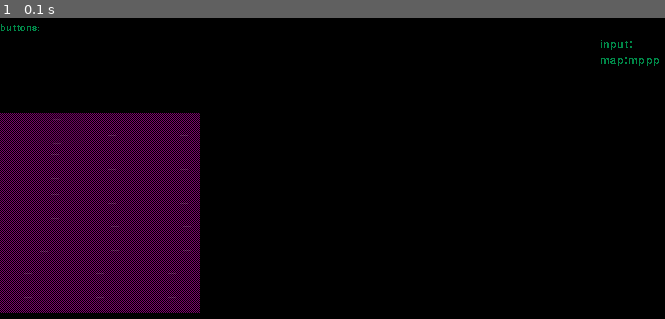
Above: before the commit, frame 1.
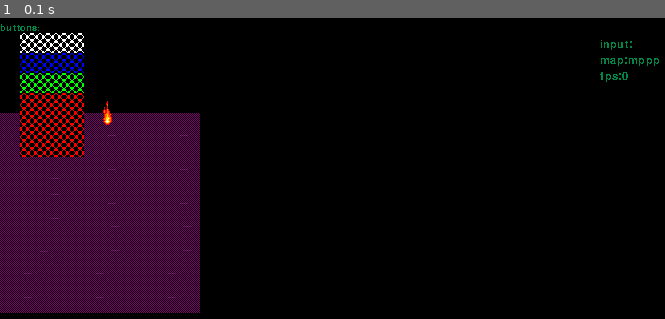
Above: after the commit, the same moment.

Repository: Ktwru/pampering-with-my-python-pygame
Game: pygame game, started from src/__main__.py
The game is run twice, just before and just after one commit, with the same random seed, the same clock (stepped at 60 frames per second) and the same inputs.
Inputs:
- Up to frame 1 (0.1 s): no input

The runs differ from the first frame. In frame 1, 2.0% of the frame differs, in the area x 3-95%, y 4-47%.

Commit message:
gamedigit: creating and building objects 5-layer system,debug:fps

Diff:
--- a/src/entities/game/debug.py
+++ b/src/entities/game/debug.py
@@ -3,8 +3,9 @@
 
 
 class Debugger:
-    def __init__(self, window, game_globals):
+    def __init__(self, window, game_globals, clock):
         self.window = window
+        self.clock = clock
         self.position_x = params.DEBUG_POSITION[0]
         self.position_y = params.DEBUG_POSITION[1]
         self.game_globals = game_globals
@@ -15,6 +16,8 @@
 
         self.map_name = Font(text='map:', position_x=self.position_x, position_y=self.position_y+32, size=16)
 
+        self.fps = Font(text='fps:', position_x=self.position_x, position_y=self.position_y+48, size=16)
+
         self.buttons = Font(text='buttons:', position_x=self.position_x-600, position_y=self.position_y, size=14)
 
     def watch(self, events):
@@ -23,10 +26,13 @@
             self.perform_buttons(button_events)
             self.perform_input(button_events)
         self.perform_map()
+        self.perform_fps()
+
         self.buttons.build(self.window)
         self.input.build(self.window)
         self.input_value.build(self.window)
         self.map_name.build(self.window)
+        self.fps.build(self.window)
 
     def perform_buttons(self, button_events):
         self.buttons.text = 'buttons:' + ','.join(button_events.keys())
@@ -58,3 +64,6 @@
 
     def perform_map(self):
         self.map_name.text = 'map:' + self.game_globals.map_name
+
+    def perform_fps(self):
+        self.fps.text = 'fps:' + str(int(self.clock.get_fps()))
--- a/src/entities/game/game.py
+++ b/src/entities/game/game.py
@@ -6,19 +6,34 @@
 from dataclasses import dataclass
 from entities.map.map_builder import MapBuilder
 from entities.game.debug import Debugger
+from entities.game.game_objects_creator import GameObjectsCreator
 
 
 class Game:
     def __init__(self):
         pygame.init()
         self.window = self.build_window()
+        self.clock = pygame.time.Clock()
+
         self.event_listener = EventListener()
         self.map_builder = MapBuilder(window=self.window)
 
-        self.globals = Globals(map_name='mppp', debug_mode=params.DEBUG_MODE)
-        self.state = {}
+        self.globals = Globals(
+            map_name='mppp',
+            debug_mode=params.DEBUG_MODE,
+            should_make_colored_sprites=True,
+        )
+        self.game_objects = GameObjects(
+            first_layer=[],
+            second_layer=[],
+            third_layer=[],
+            fourth_layer=[],
+            fifth_layer=[],
+        )
 
-        self.debugger = Debugger(window=self.window, game_globals=self.globals)
+        self.game_objects_creator = GameObjectsCreator(game_globals=self.globals, game_objects=self.game_objects)
+
+        self.debugger = Debugger(window=self.window, game_globals=self.globals, clock=self.clock)
 
     def build_window(self):
         window = pygame.display.set_mode(size=(params.WINDOW_HEIGHT, params.WINDOW_WIDTH))
@@ -32,11 +47,16 @@
         events = self.event_listener.check_for_events()
         self.map_builder.check_current_map(current_map_name=self.globals.map_name)
 
+        self.game_objects_creator.check_objects_for_create()
+
+        self.game_objects.build_all(self.window)
+
         if self.globals.debug_mode:
             self.debugger.watch(events=events)
 
         pygame.display.update()
-        pygame.time.delay(params.TIME_DELAY)
+        self.clock.tick(30)     # todo i doesnt know what i should do
+        # pygame.time.delay(params.TIME_DELAY)
 
 
 class EventListener:
@@ -63,3 +83,18 @@
 class Globals:
     map_name: str = None
     debug_mode: bool = False
+    should_make_colored_sprites: bool = False
+
+
+@dataclass
+class GameObjects:
+    first_layer: list = None
+    second_layer: list = None
+    third_layer: list = None
+    fourth_layer: list = None
+    fifth_layer: list = None
+
+    def build_all(self, window):
+        for layer in [self.fifth_layer, self.fourth_layer, self.third_layer, self.second_layer, self.first_layer]:
+            for game_object in layer:
+                game_object.build(window)
--- /dev/null
+++ b/src/entities/game/game_objects_creator.py
@@ -0,0 +1,47 @@
+from common.objects import Sprite
+
+
+class GameObjectsCreator:
+    def __init__(self, game_globals, game_objects):
+        self.game_globals = game_globals
+        self.game_objects = game_objects
+
+    def check_objects_for_create(self):
+        if self.game_globals.should_make_colored_sprites:
+            self.game_objects.first_layer.append(Sprite(
+                position_x=100,
+                position_y=80,
+                width=64,
+                height=64,
+                image_asset='assets/bad-fire-sprite.png',
+            ))
+            self.game_objects.second_layer.append(Sprite(
+                position_x=20,
+                position_y=80,
+                width=64,
+                height=64,
+                image_asset='assets/black-red-sprite.png',
+            ))
+            self.game_objects.third_layer.append(Sprite(
+                position_x=20,
+                position_y=60,
+                width=64,
+                height=64,
+                image_asset='assets/black-green-sprite.png',
+            ))
+            self.game_objects.fourth_layer.append(Sprite(
+                position_x=20,
+                position_y=40,
+                width=64,
+                height=64,
+                image_asset='assets/black-blue-sprite.png',
+            ))
+            self.game_objects.fifth_layer.append(Sprite(
+                position_x=20,
+                position_y=20,
+                width=64,
+                height=64,
+                image_asset='assets/black-white-sprite.png',
+            ))
+
+            self.game_globals.should_make_colored_sprites = False
--- /dev/null
+++ b/src/entities/game_objects/colored_sprites.py
@@ -0,0 +1,4 @@
+
+
+class ColoredSprite:
+    ...
Binary file added: src/assets/bad-fire-sprite.png
Binary file added: src/assets/black-blue-sprite.png
Binary file added: src/assets/black-green-sprite.png
Binary file added: src/assets/black-red-sprite.png
Binary file added: src/assets/black-white-sprite.png
